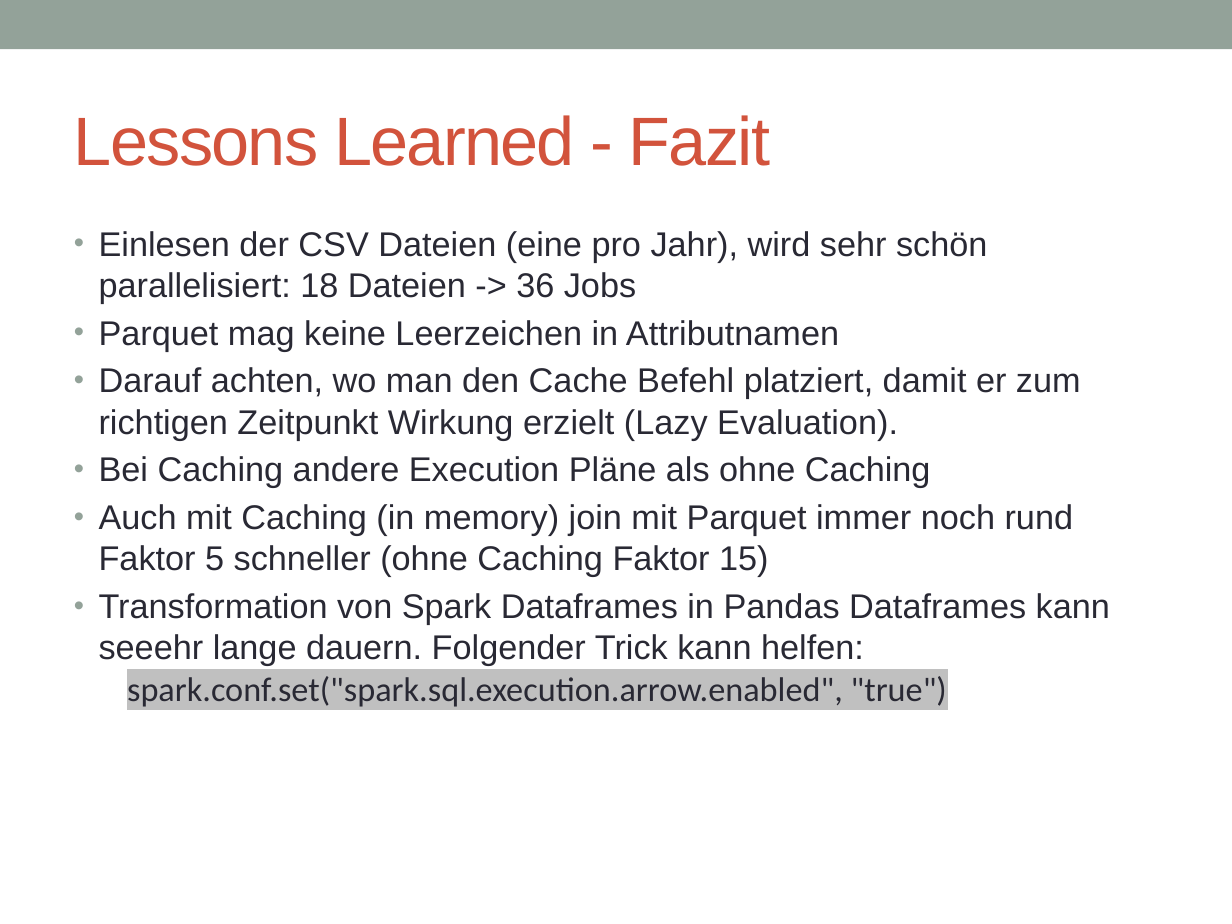
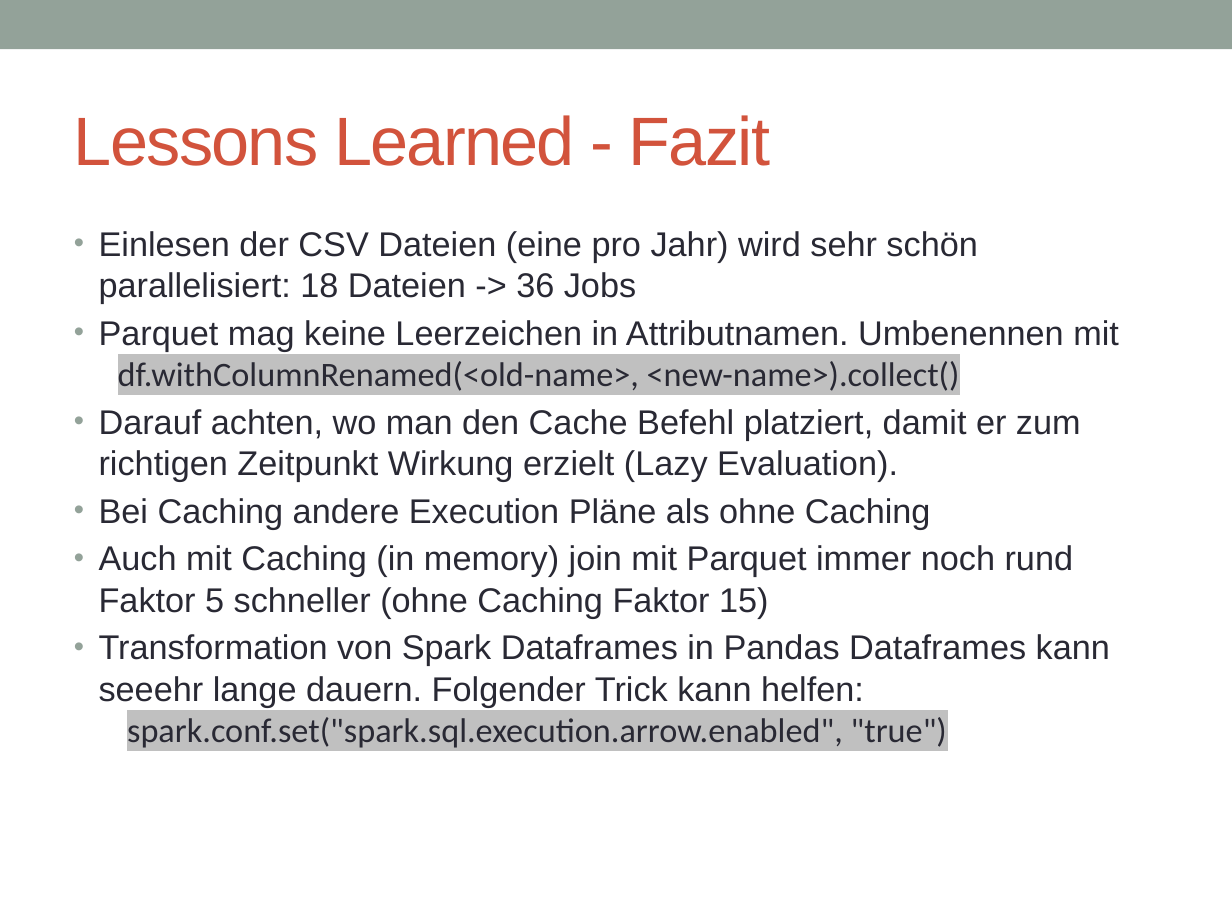
Before and after one commit to TSchiefer/IE_BigData_Project, a slide deck: slide 10 of IE_BigData_FischerNovotnySchieferdecker_2019_01_12.pptx. Drawn at 1232x924 pixels with LibreOffice and Linux fonts; fonts in the diff are those of the drawing. Boxes give left, top, right and bottom in pixels: in the first picture for what was removed or moved away, otherwise in the second. Text is boxed around its words. In the diff, an @@ line names an element or a change of style, - is before the commit and + after.

Commit message:
Kleine Ergänzung

```diff
--- a/IE_BigData_FischerNovotnySchieferdecker_2019_01_12.pptx
+++ b/IE_BigData_FischerNovotnySchieferdecker_2019_01_12.pptx
@@ text at <box>99,231,1119,391</box>: text changed @@
-• Einlesen der CSV Dateien (eine pro Jahr), wird sehr schön parallelisiert: 18 Dateien -> 36 Jobs
-• Parquet mag keine Leerzeichen in Attributnamen
+• Einlesen der CSV Dateien (eine pro Jahr) wird sehr schön parallelisiert: 18 Dateien -> 36 Jobs
+• Parquet mag keine Leerzeichen in Attributnamen. Umbenennen mit
+  df.withColumnRenamed(<old-name>, <new-name>).collect()
```
